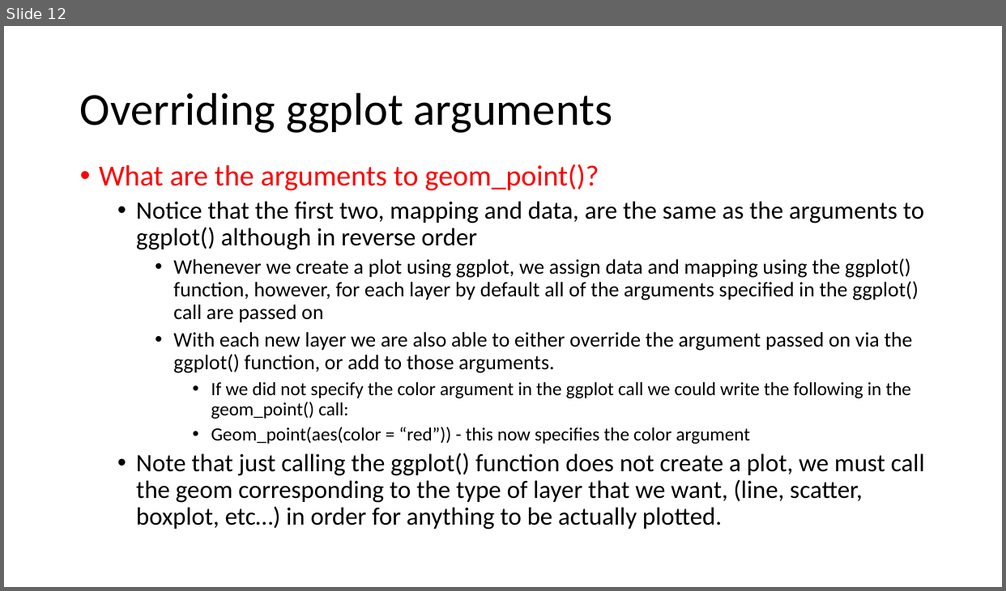
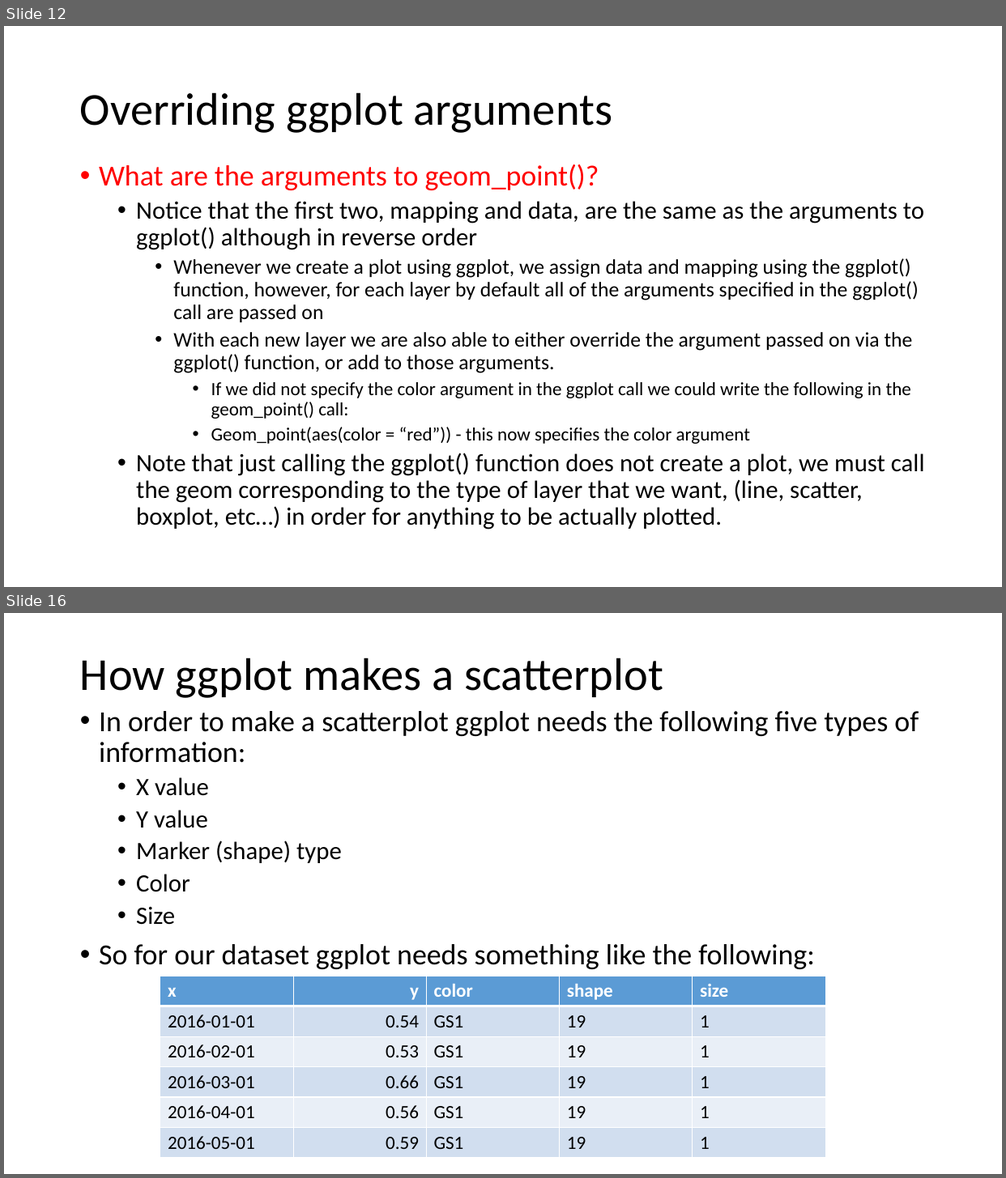
Before and after one commit to wampeh1/Ecog314_Spring2017, a slide deck: lecture7/GGPlot2_lecture.pptx. Shown one above the other, each under a label of ours: slide 12 before the commit, slides 12 and 16 after it; the slides between them are not shown. The pictures are 1006x591 and 1006x1178 pixels, drawn with LibreOffice and Linux fonts; fonts in the diff are those of the drawing. Boxes give left, top, right and bottom in pixels: in the first picture for what was removed or moved away, otherwise in the second. Text is boxed around its words. In the diff, an @@ line names an element or a change of style, - is before the commit and + after.

```diff
--- a/lecture7/GGPlot2_lecture.pptx
+++ b/lecture7/GGPlot2_lecture.pptx
@@ slide 16 added at (4, 613, 1002, 1174), background #FFFFFF @@
@@ title added at (80, 658, 663, 698), 44 pt, text #000000 @@
+How ggplot makes a scatterplot
@@ text added at (99, 711, 918, 969), 28 pt, text #000000 @@
+• In order to make a scatterplot ggplot needs the following five types of information:
+  • X value
+  • Y value
+  • Marker (shape) type
+  • Color
+  • Size
+• So for our dataset ggplot needs something like the following:
@@ table added at (160, 976, 827, 1158), 6 rows, 5 columns @@
+x | y | color | shape | size
+2016-01-01 | 0.54 | GS1 | 19 | 1
+2016-02-01 | 0.53 | GS1 | 19 | 1
+2016-03-01 | 0.66 | GS1 | 19 | 1
+2016-04-01 | 0.56 | GS1 | 19 | 1
+2016-05-01 | 0.59 | GS1 | 19 | 1
```
Also in this commit, not shown: 7 slides changed, 3 other slides added.
